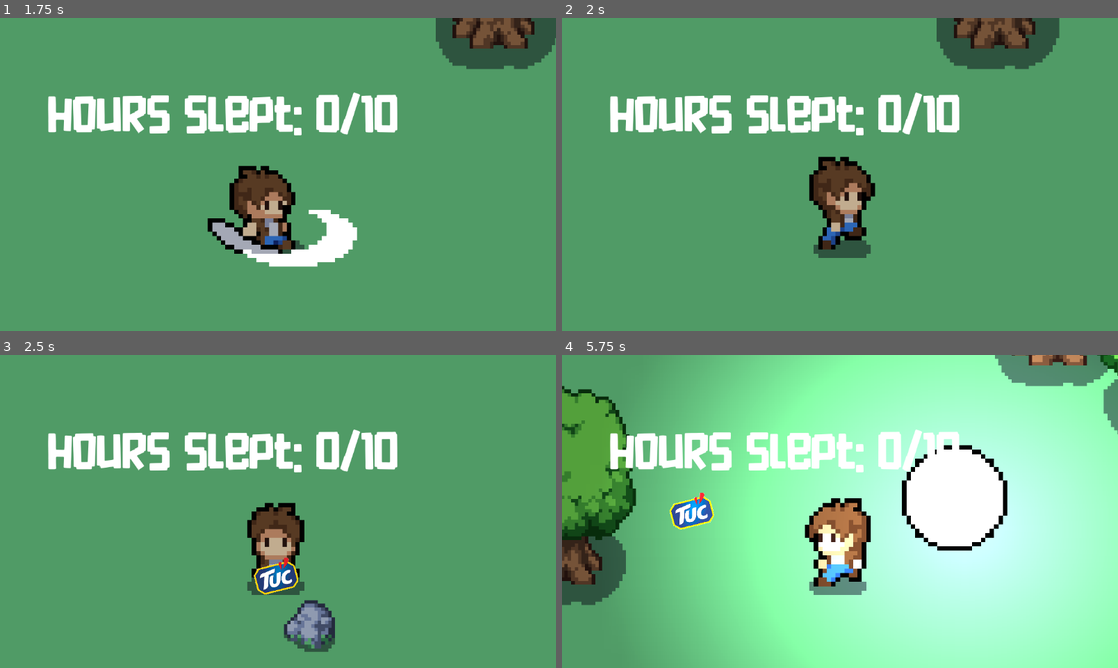
Above: before the commit, frames 1-4 (two rows, left to right).
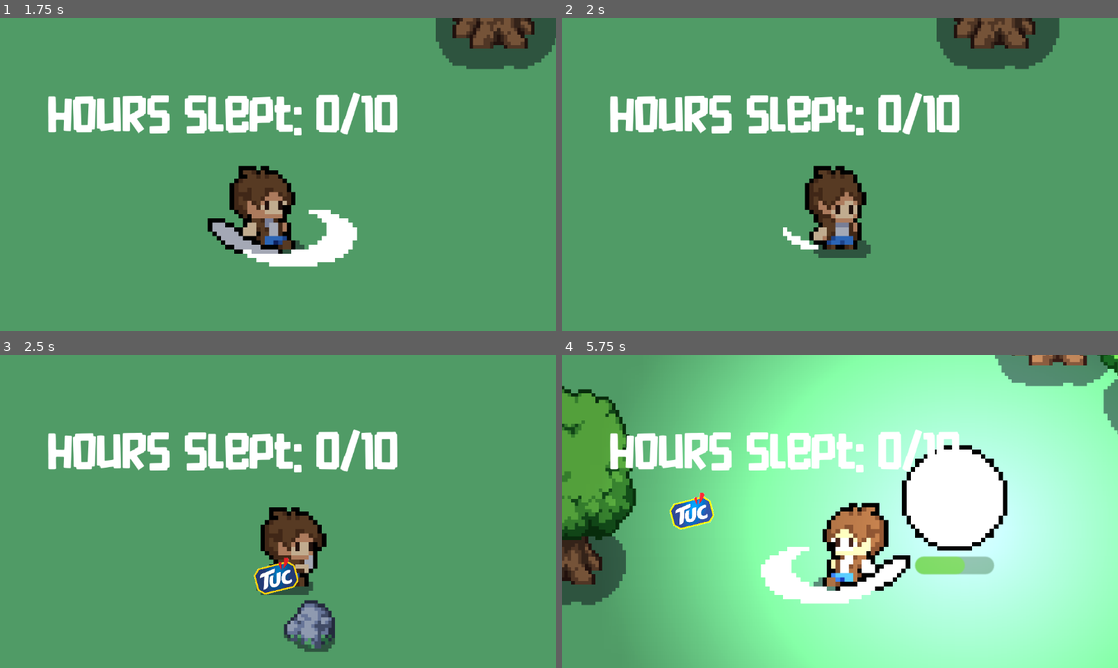
Above: after the commit, the same moments.

Repository: lucas-tremaroli/nordic-gamejam
Game: Godot game, scene res://scenes/main_menu.tscn
The game is run twice, just before and just after one commit, with the same random seed, the same clock (stepped at 60 frames per second) and the same inputs.
Inputs:
- Up to frame 1 (1.75 s): click "Start Game" at 0.5 s; hold Right (ui_right) from 1.28 s (still down); tap E (Attack) at 1.35 s
- Up to frame 2 (2 s): keep holding Right (ui_right)
- Up to frame 3 (2.5 s): release Right (ui_right) at 2.03 s; hold Down (ui_down) from 2.03 s (still down); tap Q (shoot) at 2.1 s
- Up to frame 4 (5.75 s): release Down (ui_down) at 2.78 s; hold Right (ui_right) 2.78-3.53 s; tap E (Attack) at 2.85, 4.35 s; hold Up (ui_up) 3.53-4.28 s; tap Q (shoot) at 3.6, 5.1 s; hold Left (ui_left) from 4.28 s (still down)

Frame 1 is identical in both runs. In frame 2, 2.3% of the frame differs, in the area x 39-57%, y 44-74%; in frame 3, 2.2%; in frame 4, 5.8%, in the area x 35-78%, y 45-80%.

Commit message:
Remove attack rate stat

Diff:
--- a/scenes/playerv2.tscn
+++ b/scenes/playerv2.tscn
@@ -227,7 +227,7 @@
 }],
 "loop": true,
 "name": &"back_attack",
-"speed": 5.0
+"speed": 4.0
 }, {
 "frames": [{
 "duration": 1.0,
@@ -304,7 +304,7 @@
 }],
 "loop": true,
 "name": &"front_attack",
-"speed": 5.0
+"speed": 4.0
 }, {
 "frames": [{
 "duration": 1.0,
@@ -367,7 +367,7 @@
 }],
 "loop": true,
 "name": &"side_attack",
-"speed": 5.0
+"speed": 4.0
 }, {
 "frames": [{
 "duration": 1.0,
@@ -431,8 +431,7 @@
 [node name="AnimatedSprite2D" type="AnimatedSprite2D" parent="."]
 scale = Vector2(3, 3)
 sprite_frames = SubResource("SpriteFrames_3cmm7")
-animation = &"front_attack"
-frame_progress = 0.964171
+animation = &"back_attack"
 
 [node name="PlayerHitbox" type="Area2D" parent="."]
 scale = Vector2(3, 3)
@@ -453,7 +452,7 @@
 limit_bottom = 3500
 
 [node name="AttackCooldown" type="Timer" parent="."]
-wait_time = 0.5
+wait_time = 2.421
 
 [connection signal="player_died" from="." to="." method="_on_player_died"]
 [connection signal="body_entered" from="PlayerHitbox" to="." method="_on_player_hitbox_body_entered"]
--- a/scripts/day_scene.gd
+++ b/scripts/day_scene.gd
@@ -19,8 +19,8 @@
 	if player_stats_data:
 		Global.player_movement_speed_stat_multiplier = player_stats_data["movement_speed"]
 		Global.player_hitpoints_stat_multiplier = player_stats_data["hitpoints"]
-		Global.player_endurance_stat_multiplier = player_stats_data["endurance"]
 		Global.player_attack_strength_stat_multiplier = player_stats_data["attack_strength"]
+		Global.player_ammo_stat = player_stats_data["ammo"]
 		player_stats_data = null
 		get_tree().change_scene_to_file("res://scenes/sleeping.tscn")
 
--- a/scripts/global.gd
+++ b/scripts/global.gd
@@ -7,6 +7,5 @@
 
 var player_movement_speed_stat_multiplier = 5
 var player_hitpoints_stat_multiplier = 3
-var player_endurance_stat_multiplier = 2
 var player_attack_strength_stat_multiplier = 1
 var player_ammo_stat = 3
Not shown, changed: python_scripts/model_query.py
